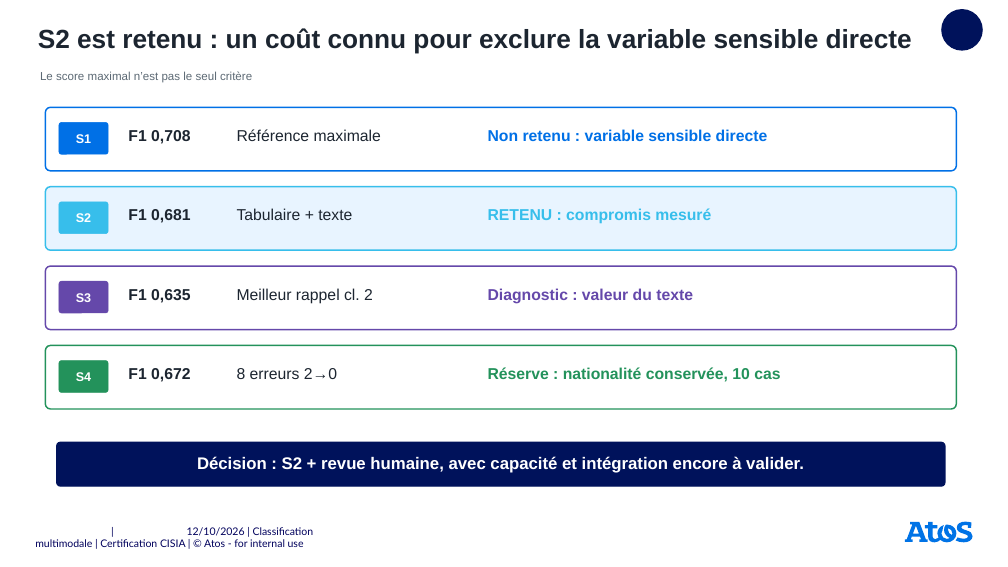
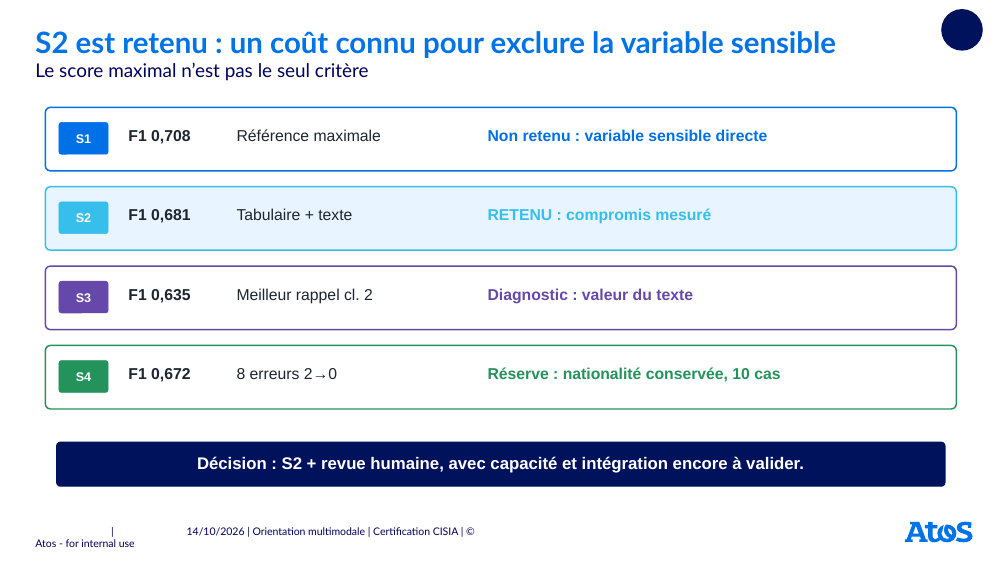
Before and after one commit to userZku/multimodal-classification, a slide deck: slide 19 of reports/soutenance/presentation-certification-atos-v2.pptx (slide 13 before the commit). Drawn at 1008x567 pixels with LibreOffice and Linux fonts; fonts in the diff are those of the drawing. Boxes give left, top, right and bottom in pixels: in the first picture for what was removed or moved away, otherwise in the second. Text is boxed around its words. In the diff, an @@ line names an element or a change of style, - is before the commit and + after.

```diff
--- a/reports/soutenance/presentation-certification-atos-v2.pptx
+++ b/reports/soutenance/presentation-certification-atos-v2.pptx
@@ text "Le score maximal n’est pas ..." at [35, 62, 369, 81]: size 11 to 18 pt, font Arial to Lato, text colour #5C6974 to #00005C @@
@@ title at [35, 31, 836, 58]: text changed; size 25 to 28 pt; font Arial to Lato; text colour #1C2530 to #0073E6 @@
-S2 est retenu : un coût connu pour exclure la variable sensible directe
+S2 est retenu : un coût connu pour exclure la variable sensible
@@ text at [187, 527, 459, 536]: text changed @@
-| 12/10/2026 | Classification multimodale | Certification CISIA | © Atos - for internal use
+| 14/10/2026 | Orientation multimodale | Certification CISIA | © Atos - for internal use
```
Also in this commit, not shown: 21 other slides changed, 9 slides added, 2 slides removed, 17 other files.
